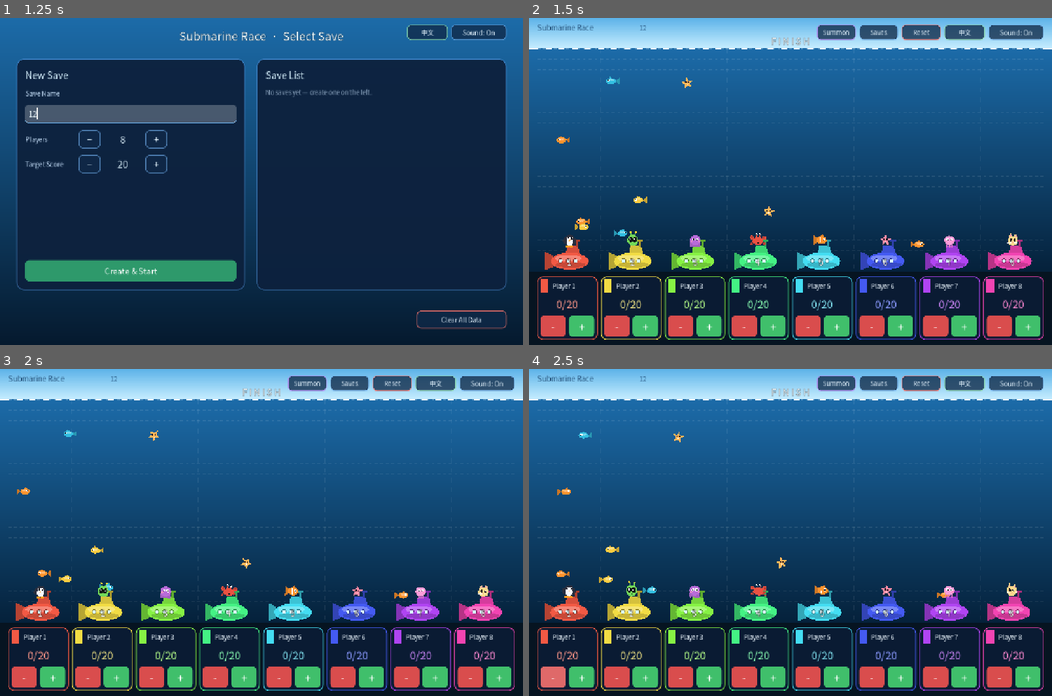
Above: before the commit, frames 1-4 (two rows, left to right).
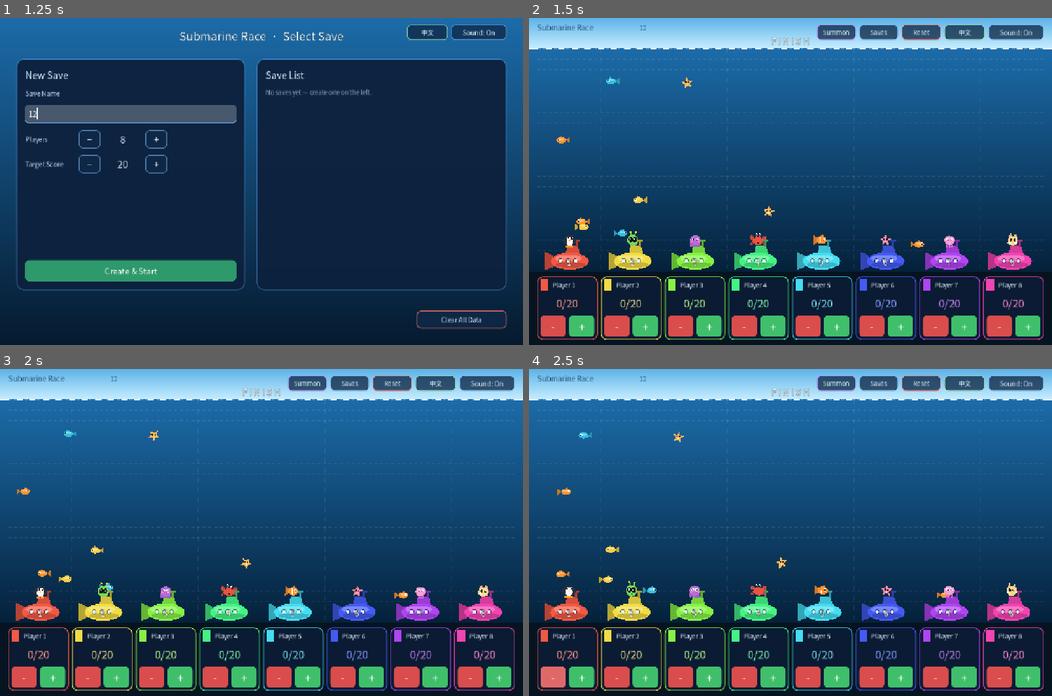
Above: after the commit, the same moments.

Repository: martin0724/godot_class_little_game
Game: Godot game, scene res://scenes/save_select.tscn
The game is run twice, just before and just after one commit, with the same random seed, the same clock (stepped at 60 frames per second) and the same inputs.
Inputs (mouse positions are in pixels of both pictures, inside the frame that each line leads up to):
- Up to frame 1 (1.25 s): click (130, 112) at 0.52 s; type "12" at 0.6 s
- Up to frame 2 (1.5 s): click "Create & Start" at 1.25 s
- Up to frame 3 (2 s): no input
- Up to frame 4 (2.5 s): click "-" at 2 s

Frame 1 is identical in both runs. In frame 2, 0.9% of the frame differs, in the area x 2-95%, y 80-90%; in frame 3, 0.9%; in frame 4, 0.9%.

Commit message:
Add inline rename for save slots
Extract shared inline line-edit styling into UiStyle so both the
save-slot name and the in-game player name use the same look. Slot
names can now be edited directly in the list; committing on Enter or
focus loss writes to JSON immediately. Clearing the name or restoring
the default keeps it localized as "Save N".

Diff:
--- a/scripts/control_panel.gd
+++ b/scripts/control_panel.gd
@@ -1,6 +1,8 @@
 extends PanelContainer
 class_name ControlPanel
-## 底部操作面板：玩家头像色块、名称、实时分数、+/- 按钮。
+## 底部操作面板：玩家头像色块、玩家名称、实时分数、+/- 按钮。
+
+const UiStyle := preload("res://scripts/ui_style.gd")
 
 signal score_requested(racer_index: int, delta: int)
 signal name_changed(racer_index: int, new_name: String)
@@ -53,24 +55,9 @@
 	_name_edit = LineEdit.new()
 	_name_edit.text = racer_name
 	_name_edit.placeholder_text = I18n.t("NAME_PLACEHOLDER")
-	_name_edit.max_length = 12
+	_name_edit.max_length = DataStore.PLAYER_NAME_MAX_LEN
 	_name_edit.size_flags_horizontal = Control.SIZE_EXPAND_FILL
-	_name_edit.add_theme_font_size_override("font_size", 15)
-	_name_edit.add_theme_color_override("font_color", Color(0.93, 0.97, 1.0))
-	_name_edit.add_theme_color_override("font_placeholder_color", Color(0.7, 0.8, 0.9, 0.5))
-	var name_normal := StyleBoxFlat.new()
-	name_normal.bg_color = Color(1, 1, 1, 0.0)
-	name_normal.set_corner_radius_all(6)
-	name_normal.content_margin_left = 5
-	name_normal.content_margin_right = 5
-	name_normal.content_margin_top = 2
-	name_normal.content_margin_bottom = 2
-	_name_edit.add_theme_stylebox_override("normal", name_normal)
-	var name_focus: StyleBoxFlat = name_normal.duplicate()
-	name_focus.bg_color = Color(1, 1, 1, 0.14)
-	name_focus.border_width_bottom = 2
-	name_focus.border_color = racer_color
-	_name_edit.add_theme_stylebox_override("focus", name_focus)
+	UiStyle.inline_line_edit(_name_edit, racer_color, 15)
 	_name_edit.text_submitted.connect(_on_name_submitted)
 	_name_edit.focus_exited.connect(_on_name_focus_exited)
 	head.add_child(_name_edit)
--- a/scripts/data_store.gd
+++ b/scripts/data_store.gd
@@ -236,6 +236,23 @@
 	return not _find_slot(id).is_empty()
 
 
+## 修改存档名称（允许传空串表示“未命名”，由界面展示默认名）。
+func rename_slot(id: String, new_name: String) -> bool:
+	_ensure_loaded()
+	var slot := _find_slot(id)
+	if slot.is_empty():
+		return false
+	var clean := new_name.strip_edges()
+	if clean.length() > SLOT_NAME_MAX_LEN:
+		clean = clean.substr(0, SLOT_NAME_MAX_LEN)
+	if str(slot["name"]) == clean:
+		return true
+	slot["name"] = clean
+	_touch(slot)
+	save_data()
+	return true
+
+
 func delete_slot(id: String) -> bool:
 	_ensure_loaded()
 	var slots: Array = _data["slots"]
--- a/scripts/i18n.gd
+++ b/scripts/i18n.gd
@@ -65,6 +65,10 @@
 	"SAVE_NAME_PLACEHOLDER": {
 		"zh": "存档 %d",
 		"en": "Save %d",
+	},
+	"RENAME_SAVE_HINT": {
+		"zh": "点击可修改存档名称",
+		"en": "Click to rename this save",
 	},
 	"PLAYER_COUNT_LABEL": {
 		"zh": "玩家数量",
--- a/scripts/save_select.gd
+++ b/scripts/save_select.gd
@@ -274,11 +274,15 @@
 		empty.add_theme_color_override("font_color", Color(0.75, 0.85, 0.95, 0.75))
 		_list_box.add_child(empty)
 		return
-	for slot in slots:
-		_list_box.add_child(_make_slot_row(slot))
-
-
-func _make_slot_row(slot: Dictionary) -> Control:
+	for i in slots.size():
+		_list_box.add_child(_make_slot_row(slots[i], i))
+
+
+func _default_slot_name_for(index: int) -> String:
+	return I18n.t("SAVE_NAME_PLACEHOLDER", [index + 1])
+
+
+func _make_slot_row(slot: Dictionary, index: int) -> Control:
 	var card := PanelContainer.new()
 	card.add_theme_stylebox_override("panel", UiStyle.card_style(
 		Color(0.07, 0.16, 0.28, 0.95), Color(0.35, 0.60, 0.90, 0.45), 14, 2, 14
@@ -293,15 +297,25 @@
 	info.size_flags_horizontal = Control.SIZE_EXPAND_FILL
 	row.add_child(info)
 
-	var slot_name := str(slot.get("name", ""))
-	if slot_name.is_empty():
-		slot_name = I18n.t("SAVE_NAME_PLACEHOLDER", [1])
-
-	var name_label := Label.new()
-	name_label.text = slot_name
-	name_label.add_theme_font_size_override("font_size", 19)
-	name_label.add_theme_color_override("font_color", Color(0.95, 0.99, 1.0))
-	info.add_child(name_label)
+	var slot_id := str(slot["id"])
+	var stored_name := str(slot.get("name", ""))
+	var fallback_name := _default_slot_name_for(index)
+	var slot_name := stored_name if not stored_name.is_empty() else fallback_name
+
+	# 可编辑的存档名称：回车或点击别处生效
+	var name_edit := LineEdit.new()
+	name_edit.name = "SaveName"
+	name_edit.text = slot_name
+	name_edit.max_length = DataStore.SLOT_NAME_MAX_LEN
+	name_edit.size_flags_horizontal = Control.SIZE_EXPAND_FILL
+	name_edit.tooltip_text = I18n.t("RENAME_SAVE_HINT")
+	UiStyle.inline_line_edit(name_edit, Color(0.55, 0.85, 1.0), 19)
+	name_edit.set_meta("slot_id", slot_id)
+	name_edit.set_meta("stored_name", stored_name)
+	name_edit.set_meta("fallback", fallback_name)
+	name_edit.text_submitted.connect(_on_save_name_submitted.bind(name_edit))
+	name_edit.focus_exited.connect(_on_save_name_focus_exited.bind(name_edit))
+	info.add_child(name_edit)
 
 	var meta := Label.new()
 	meta.text = I18n.t("SLOT_META", [int(slot["player_count"]), int(slot["max_score"]), int(slot["matches_played"])])
@@ -334,6 +348,33 @@
 	row.add_child(del)
 
 	return card
+
+
+func _on_save_name_submitted(_new_text: String, edit: LineEdit) -> void:
+	_commit_save_name(edit)
+
+
+func _on_save_name_focus_exited(edit: LineEdit) -> void:
+	_commit_save_name(edit)
+
+
+## 提交存档改名：与默认名相同（或留空）则存为空串（“未命名”），并立即写盘。
+func _commit_save_name(edit: LineEdit) -> void:
+	if edit == null or not is_instance_valid(edit):
+		return
+	var slot_id := str(edit.get_meta("slot_id", ""))
+	if slot_id.is_empty():
+		return
+	var typed := edit.text.strip_edges()
+	var fallback := str(edit.get_meta("fallback", ""))
+	var stored := str(edit.get_meta("stored_name", ""))
+	# 与默认名相同时视为“未命名”，让它继续跟随语言
+	var to_store := "" if (typed.is_empty() or typed == fallback) else typed
+	if to_store != stored:
+		DataStore.rename_slot(slot_id, to_store)
+		edit.set_meta("stored_name", to_store)
+		SoundManager.play_click()
+	edit.text = typed if not typed.is_empty() else fallback
 
 
 func _on_enter_slot(id: String) -> void:
--- a/scripts/ui_style.gd
+++ b/scripts/ui_style.gd
@@ -61,6 +61,32 @@
 	var disabled: StyleBoxFlat = normal.duplicate()
 	disabled.bg_color = Color(0.30, 0.30, 0.30, 0.60)
 	btn.add_theme_stylebox_override("disabled", disabled)
+
+
+## 内联可编辑文本框：平常看起来就像普通文字，聚焦时才显示底色与下划线。
+static func inline_line_edit(edit: LineEdit, accent := Color(0.45, 0.75, 1.0), font_size := 15) -> void:
+	edit.add_theme_font_size_override("font_size", font_size)
+	edit.add_theme_color_override("font_color", Color(0.93, 0.97, 1.0))
+	edit.add_theme_color_override("font_placeholder_color", Color(0.70, 0.80, 0.90, 0.50))
+
+	var normal := StyleBoxFlat.new()
+	normal.bg_color = Color(1, 1, 1, 0.0)
+	normal.set_corner_radius_all(6)
+	normal.content_margin_left = 5
+	normal.content_margin_right = 5
+	normal.content_margin_top = 2
+	normal.content_margin_bottom = 2
+	edit.add_theme_stylebox_override("normal", normal)
+
+	var focus: StyleBoxFlat = normal.duplicate()
+	focus.bg_color = Color(1, 1, 1, 0.14)
+	focus.border_width_bottom = 2
+	focus.border_color = accent
+	edit.add_theme_stylebox_override("focus", focus)
+
+	var read_only: StyleBoxFlat = normal.duplicate()
+	read_only.bg_color = Color(1, 1, 1, 0.04)
+	edit.add_theme_stylebox_override("read_only", read_only)
 
 
 ## 卡片式面板样式。
Not shown, changed: readme.md
